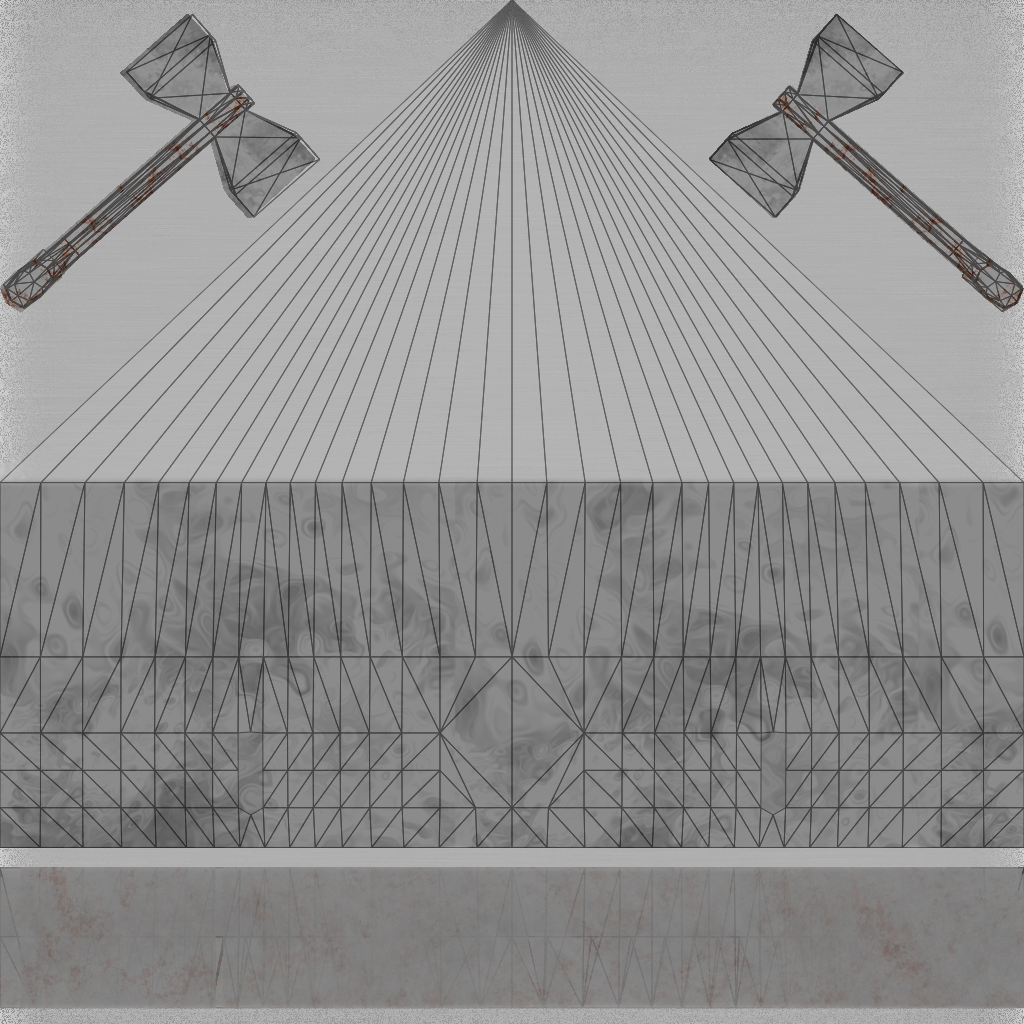
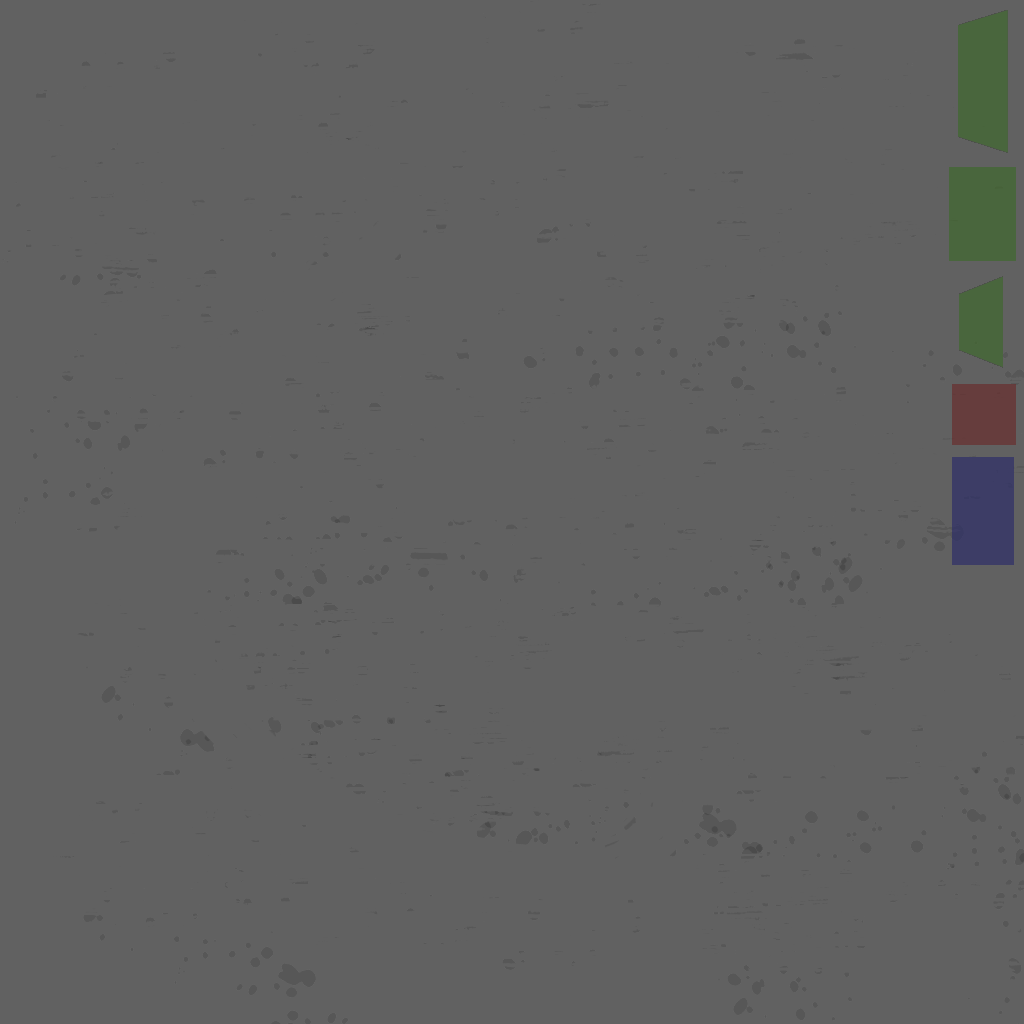
Before/after of a 1024 x 1024 layered artwork. What changed in the layer stack:
removed layer "BodyTexture.png" (was 47%) over [0, 0, 1024, 1009]
hid "Axes" over [0, 14, 1024, 313]
added layer "ExtraColorLayerChest" above "Chest" over [949, 10, 1016, 565]
"Chest": opacity 100% → 30%, painted on it over [0, 10, 1024, 848]
hid "NeckCover", painted on it over [0, 862, 1024, 1008]
added layer "BodyExtraColor" above "scuffed-metal1_albedo.png copy" over [0, 0, 1024, 1024]
added layer "scuffed-metal1_albedo.png copy" above "scuffed-metal1_albedo.png" over [0, 0, 1024, 1024]
added layer "scuffed-metal1_albedo.png" above "lowerMetal copy" over [0, 0, 1024, 1024]
hid "lowerMetal copy", painted on it over [0, 3, 1023, 1024]
hid "HigherMetal copy" over [0, 0, 1024, 1024]
